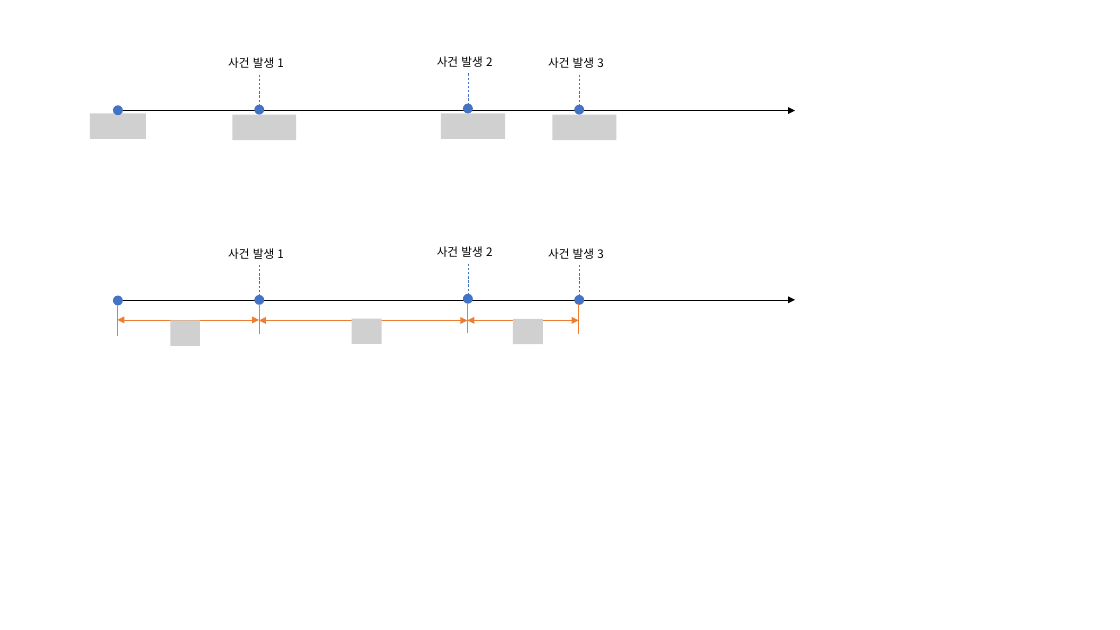
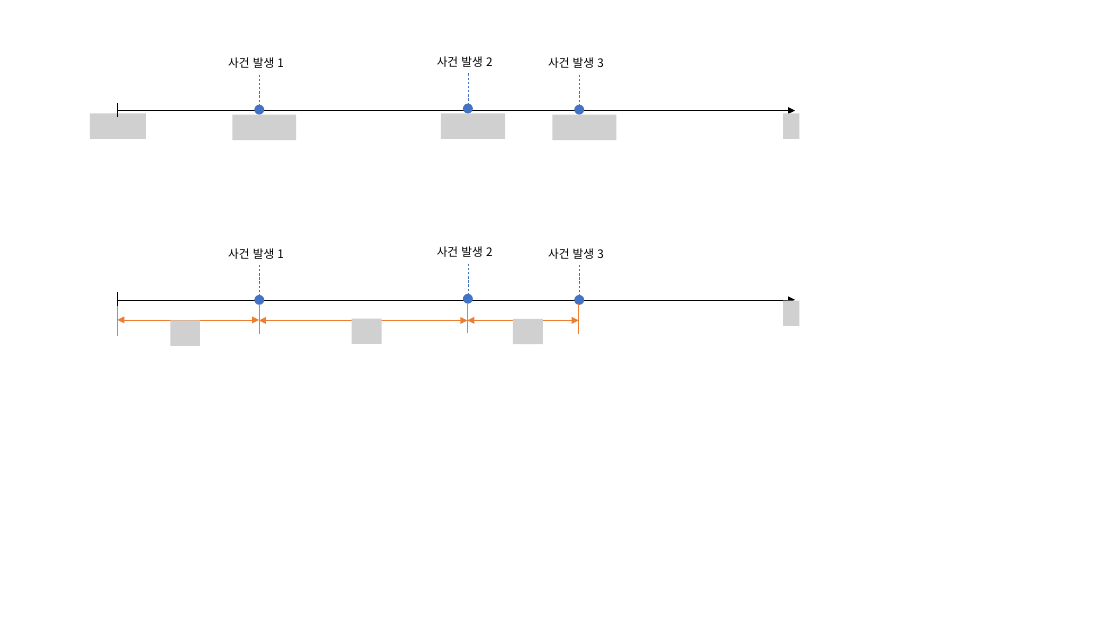
Before and after one commit to govin08/govin08.github.io_241017, a slide deck: slide 1 of images/2024-03-15-mm1_queue/mm1_queue.pptx. Drawn at 1120x630 pixels with LibreOffice and Linux fonts; fonts in the diff are those of the drawing; grey boxes stand for pictures. Boxes give left, top, right and bottom in pixels: in the first picture for what was removed or moved away, otherwise in the second. Text is boxed around its words. In the diff, an @@ line names an element or a change of style, - is before the commit and + after.

```diff
--- a/images/2024-03-15-mm1_queue/mm1_queue.pptx
+++ b/images/2024-03-15-mm1_queue/mm1_queue.pptx
@@ ellipse removed at (113,105,124,115) @@
@@ line added from (118, 103) to (118, 117), #000000 0.75 pt @@
@@ picture added at (783,113,800,139) @@
@@ ellipse removed at (113,296,124,306) @@
@@ line added from (118, 292) to (118, 306), #000000 0.75 pt @@
@@ picture added at (783,301,800,326) @@
```
Also in this commit, not shown: 1 other file.
